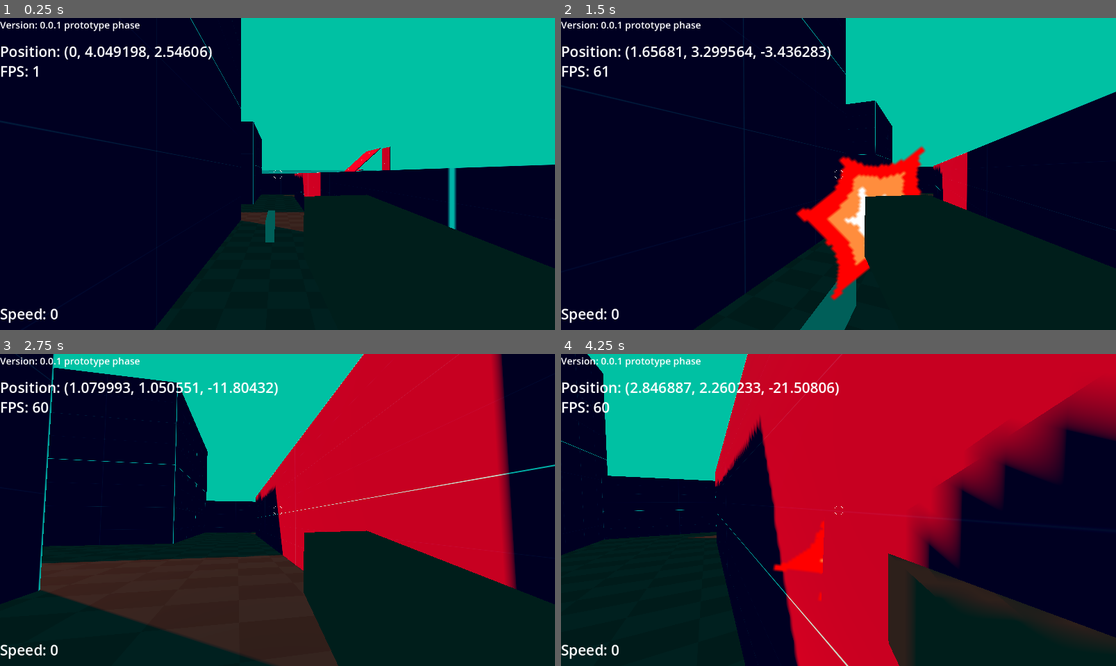
Above: before the commit, frames 1-4 (two rows, left to right).
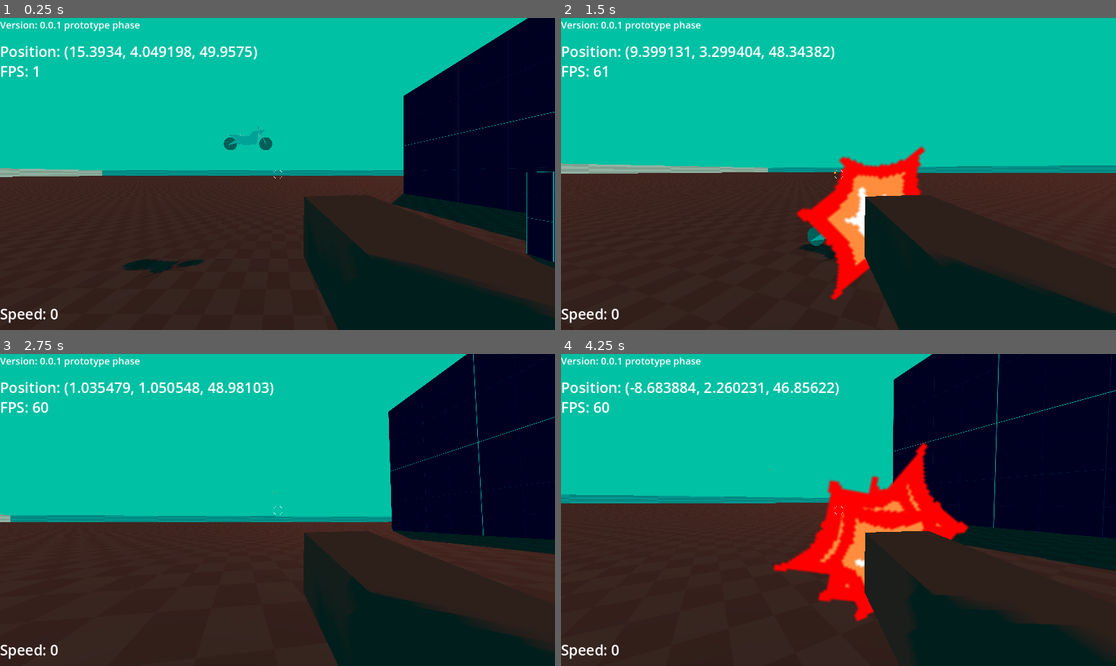
Above: after the commit, the same moments.

Repository: yayihaveroux/bike-project-REAL
Game: Godot game, scene res://levelscenes/test_level.tscn
Same seed, same stepped clock (60 frames per second), same inputs: the game is played once before the commit and once after it.
Inputs (mouse positions are in pixels of both pictures, inside the frame that each line leads up to):
- Up to frame 1 (0.25 s): no input
- Up to frame 2 (1.5 s): tap Enter (ui_accept) at 0.5, 0.6, 0.77, 1.07 s; move the mouse to (866, 174) at 0.52 s; hold W (Forward) from 0.53 s (still down); move the mouse to (810, 174) at 1.27 s; click (810, 174) at 1.35 s
- Up to frame 3 (2.75 s): keep holding W (Forward); tap Enter (ui_accept) at 1.52, 1.55, 1.82, 2.3 s; move the mouse to (288, 503) at 2.02 s; hold Right mouse button (RClick) from 2.03 s (still down)
- Up to frame 4 (4.25 s): keep holding W (Forward); move the mouse to (832, 516) at 2.77 s; release Right mouse button (RClick) at 2.78 s; tap Enter (ui_accept) at 2.85, 3.02, 3.32, 3.77, 3.8, 4.07 s; move the mouse to (877, 513) at 3.52 s; press the mouse at (877, 513) at 3.53 s

The runs differ from the first frame. In frame 1, 71% of the frame differs, in the area x 0-100%, y 0-100%; in frame 2, 70%; in frame 3, 64%; in frame 4, 76%.

Commit message:
commited new changes

Diff:
--- a/levelscenes/test_level.tscn
+++ b/levelscenes/test_level.tscn
@@ -127,7 +127,7 @@
 material = SubResource("StandardMaterial3D_1y3ml")
 
 [node name="Motorbike" parent="." instance=ExtResource("4_h107i")]
-transform = Transform3D(1, 0, 0, 0, 1, 0, 0, 0, 1, -0.350204, 4, -7.90012)
+transform = Transform3D(1, 0, 0, 0, 1, 0, 0, 0, 1, -0.350204, 9.57151, 52.0758)
 
 [node name="Player" parent="." instance=ExtResource("2_uecs2")]
-transform = Transform3D(1, 0, 0, 0, 1, 0, 0, 0, 1, 0, 4.29692, 2.54606)
+transform = Transform3D(-0.00722548, 0, 0.999974, 0, 1, 0, -0.999974, 0, -0.00722548, 15.3934, 4.29692, 49.9575)
--- a/motorbike.gd
+++ b/motorbike.gd
@@ -10,36 +10,29 @@
 var rotation_amount := Vector3.ZERO
 var was_on_floor := false
 var fly_speed = 0
-
+var FORWARD := Vector3.BACK
+var UP := Vector3.UP
+var LEFT := Vector3.LEFT
+@onready var FrontNormal = $BikeTurn/FrontWheel/FrontCast
+@onready var BackNormal = $BikeTurn/Backwheel/BackCast
 func _ready() -> void:
 	Global.bike_transform = transform
+
 func _physics_process(delta: float) -> void:
+	BackNormal = $BikeTurn/Backwheel/BackCast
+	FrontNormal = $BikeTurn/FrontWheel/FrontCast
 
-	if !is_on_floor() and was_on_floor:
-		print("fly!")
-		velocity.y += fly_speed
-
-	was_on_floor = is_on_floor()
-	# Add the gravity.
-	if !is_on_floor() and !is_on_wall() and !is_on_ceiling():
-		velocity += get_gravity() * 5 * delta
-	if !is_on_floor() and is_on_wall():
-		velocity += (get_gravity().y * get_wall_normal()) * 5 * delta
-		print("shimmy shimmy ay")
-	# Handle jump.
-	elif Input.is_action_just_pressed("ui_accept") and Global.is_on_bike:
-		velocity.y = 20
 
 	# Get the input direction and handle the movement/deceleration.
 	# As good practice, you should replace UI actions with custom gameplay actions.
 	var input_dir := Vector2(0, 0)
 	if Global.is_on_bike:
 		input_dir = Input.get_vector("Left", "Right", "Forward", "Backward")
-	if input_dir.y != 0 and is_on_floor():
+	if input_dir.y != 0 and is_on_floor() or is_on_wall():
 		speed += (10 + (input_dir.y * 50)) * delta
 		speed = clamp(speed, max_speed, min_speed)
 	elif input_dir.y != 0:
-		#rotate_object_local(Vector3.LEFT, 5 * input_dir.y * delta)
+		#rotate_object_local(Vector3.LEFT, -1 * input_dir.y * delta)
 		pass
 		# dont worry about these
 		#rotation_degrees.x = -180 * input_dir.y
@@ -55,7 +48,8 @@
 			velocity.x = 0
 		if velocity.z > -0.1 and velocity.z < 0.1:
 			velocity.z = 0
-	var direction := (transform.basis * Vector3(0, 0, speed))
+	var direction := (transform.basis * Vector3(0, 0, 1) * speed)
+	print(FORWARD)
 	if speed != 0:
 
 		if input_dir.x != 0 and is_on_floor():
@@ -73,15 +67,38 @@
 
 	global_transform = global_transform.interpolate_with(slope_align(global_transform), 8 * delta)
 
-	rotation_degrees.y += rotating * delta
-	rotation_degrees.z = (35 * (rotating / 100))
+	rotation_degrees += FORWARD * (35 * (rotating / 100))
+	if (rotation_degrees * FORWARD) > FORWARD * 35 or (rotation_degrees * FORWARD) < FORWARD * -35:
+		var new_rot = clamp((rotation_degrees * FORWARD), FORWARD * -35 , FORWARD * 35)
+		var safe_vectors = Vector3.ONE - FORWARD
+		rotation_degrees *= safe_vectors
+		rotation_degrees += new_rot
+	rotation_degrees += UP * (rotating * delta)
+	print(UP)
+
+	if !is_on_floor() and !is_on_wall() and was_on_floor:
+		print("fly!")
+		direction += (UP * fly_speed)
+		print(velocity)
+
+	if is_on_wall() or is_on_floor():
+		was_on_floor = true
+	else:
+		was_on_floor = false
+	# Add the gravity.
+	if !is_on_floor() and !is_on_wall() and !is_on_ceiling():
+		direction += get_gravity() * 50 * delta
 
 
+	if Input.is_action_just_pressed("ui_accept") and Global.is_on_bike:
+		direction += UP * 200
 
 	velocity.x = direction.x
 	velocity.z = direction.z
-
-
+	velocity.y = direction.y
+	#print(FORWARD, UP, LEFT)
+	#print(velocity.normalized())
+	#direction = direction * transform.basis
 
 
 
@@ -92,57 +109,70 @@
 	#var result = collide_and_bounce(collision)
 
 	#if result != null:
-#		rotation_amount = result
-#	rotation.y = lerp_angle(rotation.y, (rotation.y + rotation_amount.y), 0.4)
-#	rotation_amount.y = lerp_angle(rotation_amount.y, 0, 0.4)
+	#	rotation_amount = result
+	#$BikeTurn.rotation.y = lerp_angle($BikeTurn.rotation.y, ($BikeTurn.rotation.y + rotation_amount.y), 0.4)
+	#global_rotation.y = $BikeTurn.global_rotation.y
+	#$BikeTurn.rotation.y = 0
+	#rotation_amount.y = lerp_angle(rotation_amount.y, 0, 0.4)
 
 
 
 
-
+	#print(velocity)
 	Global.speedometer = int(Vector2(velocity.x, velocity.z).length_squared())
 	move_and_slide()
 
 
-	fly_speed = direction.y
-	Global.bike_transform = transform
+	fly_speed = (UP * direction)
+	Global.bike_transform = $BikeTurn/PlayerPos.global_transform
 	#print("this is bike: ", transform.basis)
-	Global.bike_position = position
-	Global.bike_rotation = rotation
+	Global.bike_position = $BikeTurn/PlayerPos.position
+	Global.bike_rotation = $BikeTurn/PlayerPos.rotation
+
+
 
 
 func slope_align(xform):
 	if !is_on_floor() and !is_on_wall():
+		return xform
 		var before = xform
 		xform.basis.y = Vector3.UP
 		xform.basis.x = xform.basis.y.cross(xform.basis.z)
 		xform.basis = xform.basis.orthonormalized()
 		var result = before.interpolate_with(xform, 0.1)
-		print("yuh")
+		print("falling it rn")
+		FORWARD = Vector3.BACK
+		UP = Vector3.UP
+
 		return result
-	elif !is_on_floor() and is_on_wall():
+	elif is_on_wall():
 		xform.basis.y = get_wall_normal()
 		xform.basis.z = Vector3.DOWN
+
 		xform.basis.x = xform.basis.y.cross(xform.basis.z)
 		xform.basis = xform.basis.orthonormalized()
-		print(get_wall_normal())
-		print(xform.basis)
+		print("walling it rn")
+		#print(xform.basis)
+		FORWARD = Vector3.UP
+		UP = get_wall_normal()
+
 		return xform
 	else:
+		FORWARD = Vector3.BACK
 		var normal = get_floor_normal()
 		xform.basis.y = normal
 		xform.basis.x = xform.basis.y.cross(xform.basis.z)
 		xform.basis = xform.basis.orthonormalized()
-		print("nuh")
+		FORWARD = Vector3.BACK
+		UP = Vector3.UP
+		print("flooring it rn")
 		return xform
-	return "woopsies"
+	#pass
+	#return "woopsies"
 
 func collide_and_bounce(collision):
 
 		if !is_on_floor:
-			return
-		if collision_frame_buffer > 0:
-			collision_frame_buffer -= 1
 			return
 		if collision == null:
 			return
--- a/playerscenes/motorbike.tscn
+++ b/playerscenes/motorbike.tscn
@@ -1,12 +1,14 @@
-[gd_scene load_steps=4 format=3 uid="uid://cds65r23ft4br"]
+[gd_scene load_steps=6 format=3 uid="uid://cds65r23ft4br"]
 
 [ext_resource type="Script" path="res://motorbike.gd" id="1_krw14"]
+[ext_resource type="PackedScene" uid="uid://yoj67ft0dgvu" path="res://placeholderassets/ProtoBichael.glb" id="2_bgg5k"]
 
-[sub_resource type="CapsuleShape3D" id="CapsuleShape3D_6664g"]
-radius = 0.488399
-height = 1.08787
+[sub_resource type="SeparationRayShape3D" id="SeparationRayShape3D_hwgim"]
 
-[sub_resource type="BoxMesh" id="BoxMesh_gnf64"]
+[sub_resource type="CylinderShape3D" id="CylinderShape3D_le1hf"]
+height = 0.365139
+
+[sub_resource type="CylinderMesh" id="CylinderMesh_rvj1e"]
 
 [node name="Motorbike" type="CharacterBody3D"]
 transform = Transform3D(1, 0, 0, 0, 1, 0, 0, 0, 1, 0, 0.5, 0)
@@ -16,13 +18,41 @@
 script = ExtResource("1_krw14")
 
 [node name="CollisionShape3D" type="CollisionShape3D" parent="."]
-transform = Transform3D(1, 0, 0, 0, 1, 0, 0, 0, 1, 0, -0.375438, 0.00646973)
-shape = SubResource("CapsuleShape3D_6664g")
+transform = Transform3D(1, 0, 0, 0, 1, 0, 0, 0, 1, 0, -0.313754, 0.00646973)
+shape = SubResource("SeparationRayShape3D_hwgim")
+
+[node name="FrontCollision" type="CollisionShape3D" parent="."]
+transform = Transform3D(-4.37114e-08, -1, 0, 1, -4.37114e-08, 0, 0, 0, 1, 0, -0.592841, -1.09528)
+shape = SubResource("CylinderShape3D_le1hf")
+
+[node name="BackCollision" type="CollisionShape3D" parent="."]
+transform = Transform3D(-4.37114e-08, -1, 0, 1, -4.37114e-08, 0, 0, 0, 1, 0, -0.592841, 1.64812)
+shape = SubResource("CylinderShape3D_le1hf")
 
 [node name="BikeTurn" type="Node3D" parent="."]
-transform = Transform3D(1, 0, 0, 0, 1, 0, 0, 0, 1, 0, -1, 0)
+transform = Transform3D(1, 0, 0, 0, 1, 0, 0, 0, 1, 0, -1, 1.63952)
 
-[node name="Bike" type="MeshInstance3D" parent="BikeTurn"]
-transform = Transform3D(0.3937, 0, 0, 0, 0.918017, 0, 0, 0, 2.76278, 0, 0.576212, 0)
-mesh = SubResource("BoxMesh_gnf64")
-skeleton = NodePath("../..")
+[node name="FrontWheel" type="MeshInstance3D" parent="BikeTurn"]
+transform = Transform3D(-4.37114e-08, -0.062374, 0, 1, -2.72646e-09, 0, 0, 0, 1, 0, 0.4057, -2.73367)
+mesh = SubResource("CylinderMesh_rvj1e")
+
+[node name="FrontCast" type="RayCast3D" parent="BikeTurn/FrontWheel"]
+transform = Transform3D(1, 4.44089e-16, 0, 0, 1, 0, 0, 0, 1, -0.5009, 1.71497e-07, 0)
+target_position = Vector3(-1, 0, 0)
+
+[node name="Backwheel" type="MeshInstance3D" parent="BikeTurn"]
+transform = Transform3D(-4.37114e-08, -0.062, 0, 1, -2.71011e-09, 0, 0, 0, 1, 0, 0.4057, 0.00848901)
+mesh = SubResource("CylinderMesh_rvj1e")
+
+[node name="BackCast" type="RayCast3D" parent="BikeTurn/Backwheel"]
+transform = Transform3D(1, 4.44089e-16, 0, 0, 1, 0, 0, 0, 1, -0.500466, 1.71348e-07, 0)
+target_position = Vector3(-1, 0, 0)
+
+[node name="ProtoBichael" parent="BikeTurn" instance=ExtResource("2_bgg5k")]
+transform = Transform3D(-0.5, 0, -4.37114e-08, 0, 0.5, 0, 4.37114e-08, 0, -0.5, 0, 0.0368697, -1.44091)
+
+[node name="PlayerPos" type="Marker3D" parent="BikeTurn"]
+transform = Transform3D(1, 0, 0, 0, 1, 0, 0, 0, 1, 0, 1.23915, -1.24933)
+
+[node name="directions" type="Node3D" parent="."]
+visible = false
Binary file added: placeholderassets/ProtoBichael.glb
Not shown, added: placeholderassets/ProtoBichael.glb.import
